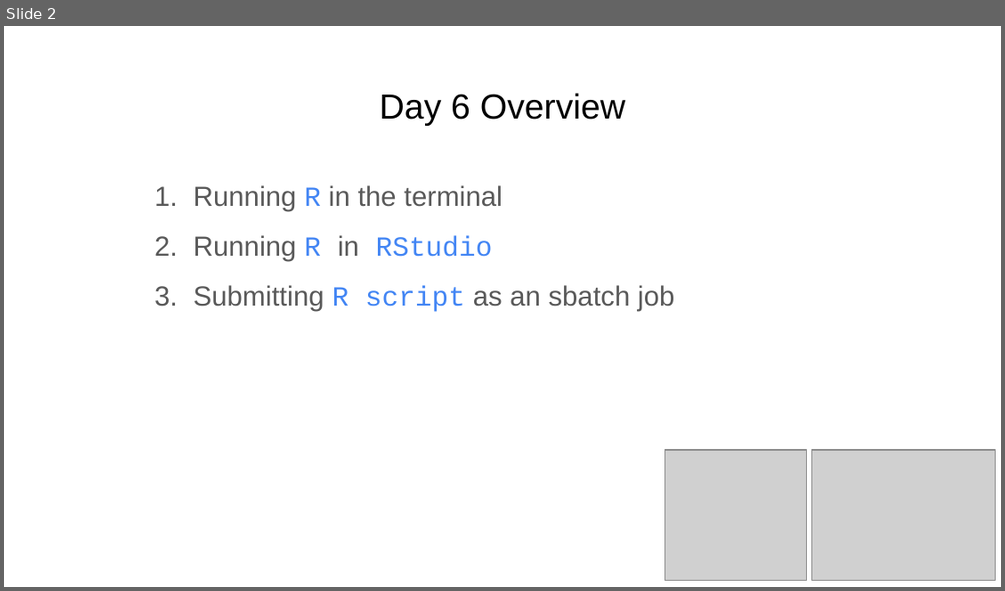
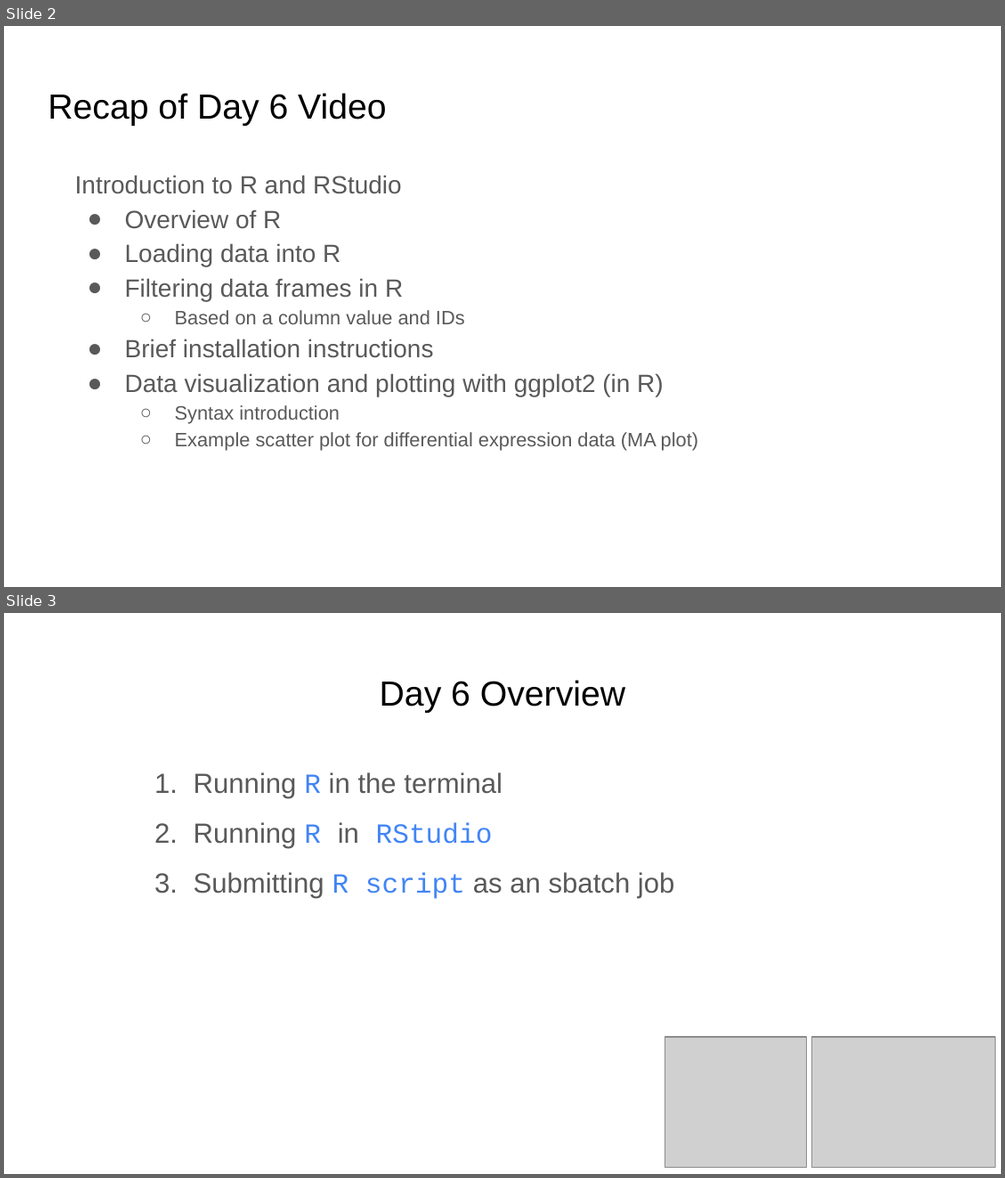
Before and after one commit to Dowell-Lab/srworkshop, a slide deck: day06/slides/Day6_slides.pptx. Shown one above the other, each under a label of ours: slide 2 before the commit, slides 2 and 3 after it. The pictures are 1005x591 and 1005x1178 pixels, drawn with LibreOffice and Linux fonts; fonts in the diff are those of the drawing; grey boxes stand for pictures. Boxes give left, top, right and bottom in pixels: in the first picture for what was removed or moved away, otherwise in the second. Text is boxed around its words. In the diff, an @@ line names an element or a change of style, - is before the commit and + after.

```diff
--- a/day06/slides/Day6_slides.pptx
+++ b/day06/slides/Day6_slides.pptx
@@ slide 2 added at box(4, 26, 1001, 587), background #FFFFFF @@
@@ title added at box(48, 93, 387, 126), 25.2 pt, text #000000 @@
+Recap of Day 6 Video
@@ text added at box(75, 175, 698, 451), 18 pt, text #595959 @@
+Introduction to R and RStudio
+● Overview of R
+● Loading data into R
+● Filtering data frames in R
+  ○ Based on a column value and IDs
+● Brief installation instructions
+● Data visualization and plotting with ggplot2 (in R)
+  ○ Syntax introduction
+  ○ Example scatter plot for differential expression data (MA plot)
@@ what was slide 2 is now slide 3 @@
```
Also in this commit, not shown: 1 slide changed, 3 other files.
